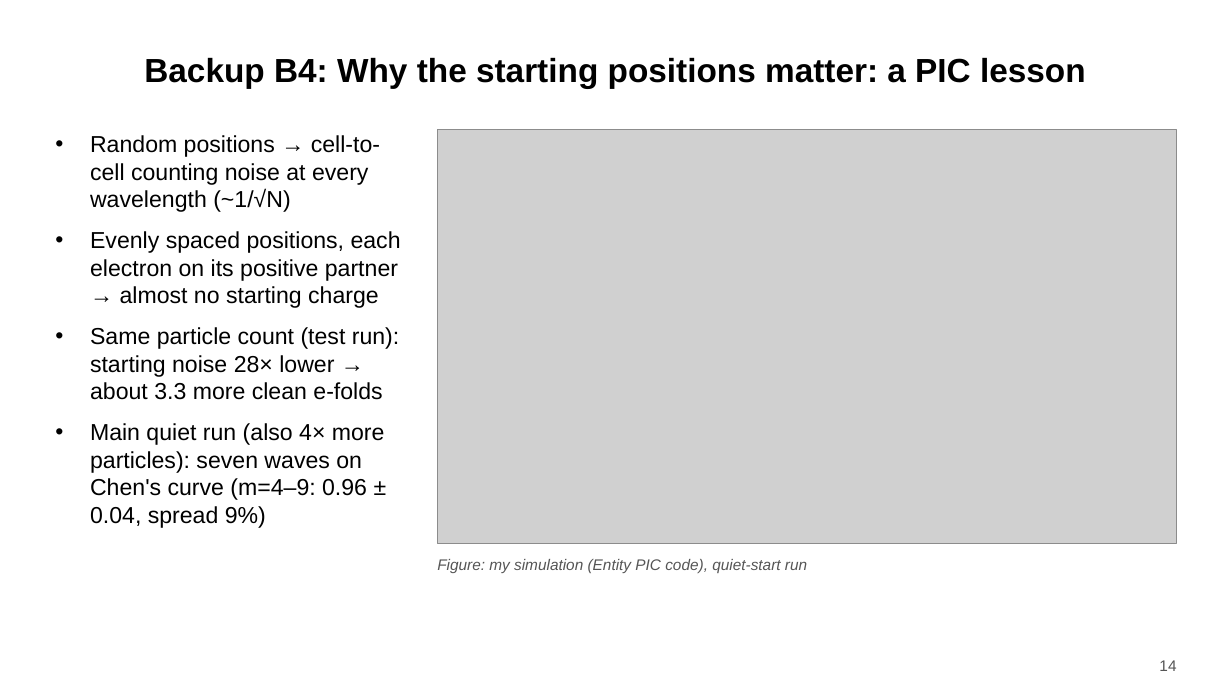
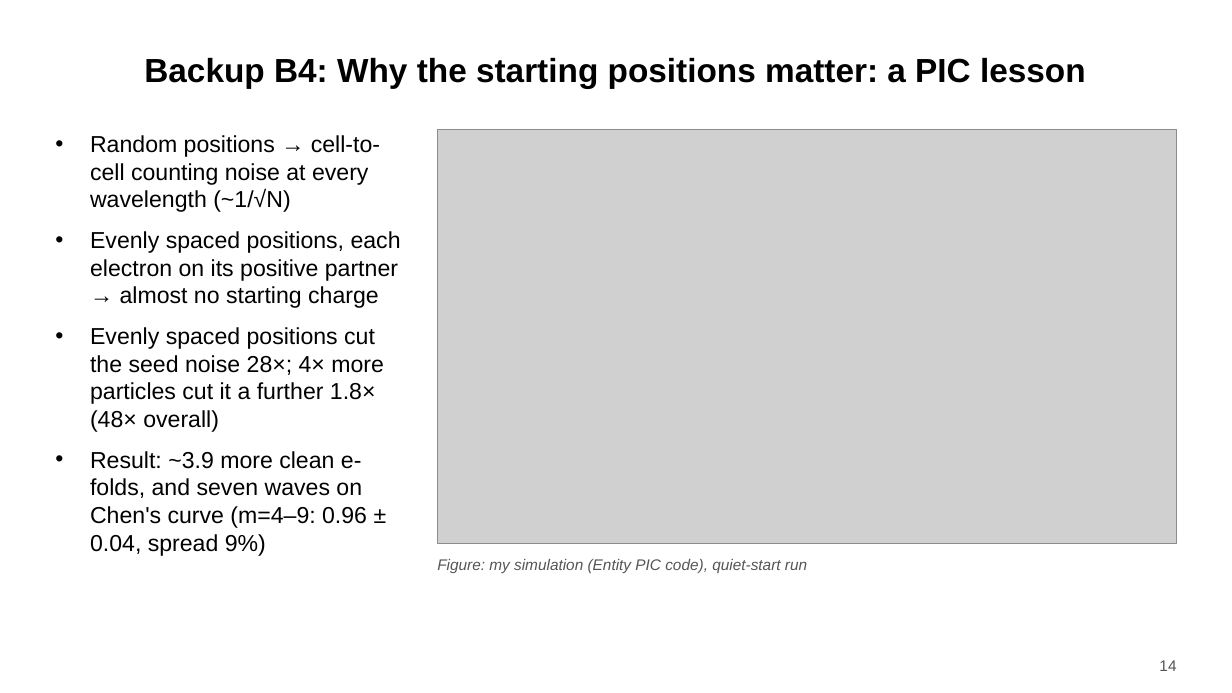
Before and after one commit to harry-wu-28/plasma, a slide deck: slide 14 of twostream/results/talk/twostream_talk.pptx. Drawn at 1232x693 pixels with LibreOffice and Linux fonts; fonts in the diff are those of the drawing; grey boxes stand for pictures. Boxes give left, top, right and bottom in pixels: in the first picture for what was removed or moved away, otherwise in the second. Text is boxed around its words. In the diff, an @@ line names an element or a change of style, - is before the commit and + after.

```diff
--- a/twostream/results/talk/twostream_talk.pptx
+++ b/twostream/results/talk/twostream_talk.pptx
@@ text at bbox=[90, 327, 384, 556]: text changed @@
-• Same particle count (test run): starting noise 28× lower → about 3.3 more clean e-folds
-• Main quiet run (also 4× more particles): seven waves on Chen's curve (m=4–9: 0.96 ± 0.04, spread 9%)
+• Evenly spaced positions cut the seed noise 28×; 4× more particles cut it a further 1.8× (48× overall)
+• Result: ~3.9 more clean e-folds, and seven waves on Chen's curve (m=4–9: 0.96 ± 0.04, spread 9%)
```
Also in this commit, not shown: 4 other files.
